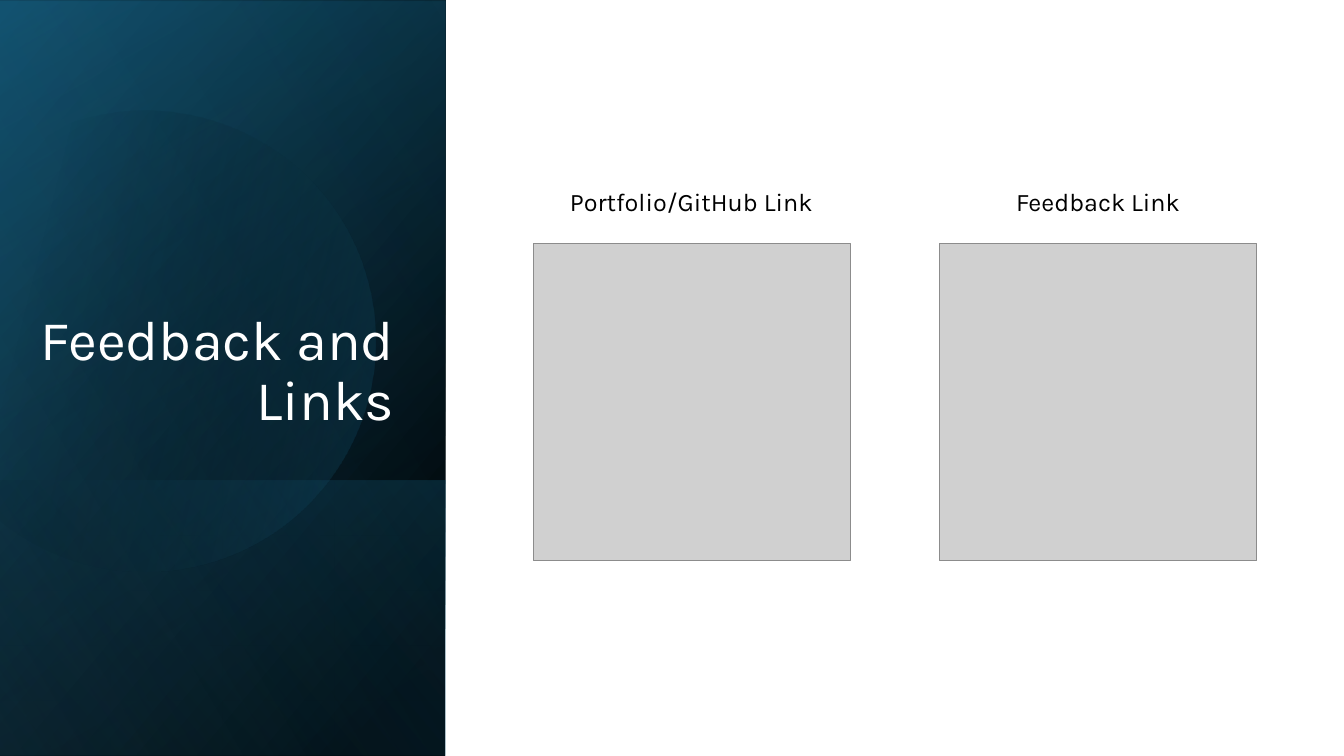
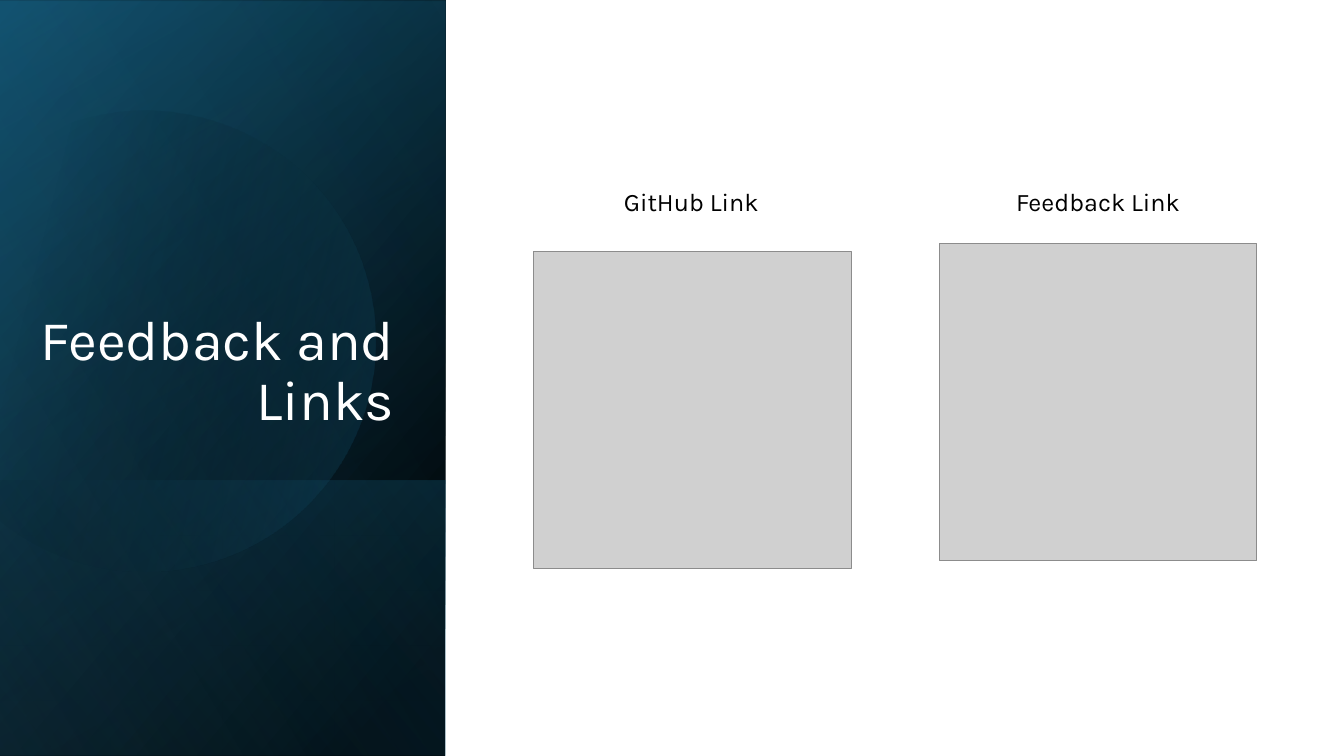
Before and after one commit to akstl1/Presentations, a slide deck: slide 9 of 2026.06.12 BI Days/2026.06.12 BI Days PPT.pptx. Drawn at 1344x756 pixels with LibreOffice and Linux fonts; fonts in the diff are those of the drawing; grey boxes stand for pictures. Boxes give left, top, right and bottom in pixels: in the first picture for what was removed or moved away, otherwise in the second. Text is boxed around its words. In the diff, an @@ line names an element or a change of style, - is before the commit and + after.

```diff
--- a/2026.06.12 BI Days/2026.06.12 BI Days PPT.pptx
+++ b/2026.06.12 BI Days/2026.06.12 BI Days PPT.pptx
@@ text at bbox=[624, 193, 759, 212]: text changed @@
-Portfolio/GitHub Link
+GitHub Link
@@ picture: place and size @@
-picture at bbox=[533, 244, 851, 562]
+picture at bbox=[533, 251, 851, 569]
```
Also in this commit, not shown: 3 other slides changed, 1 other file.
